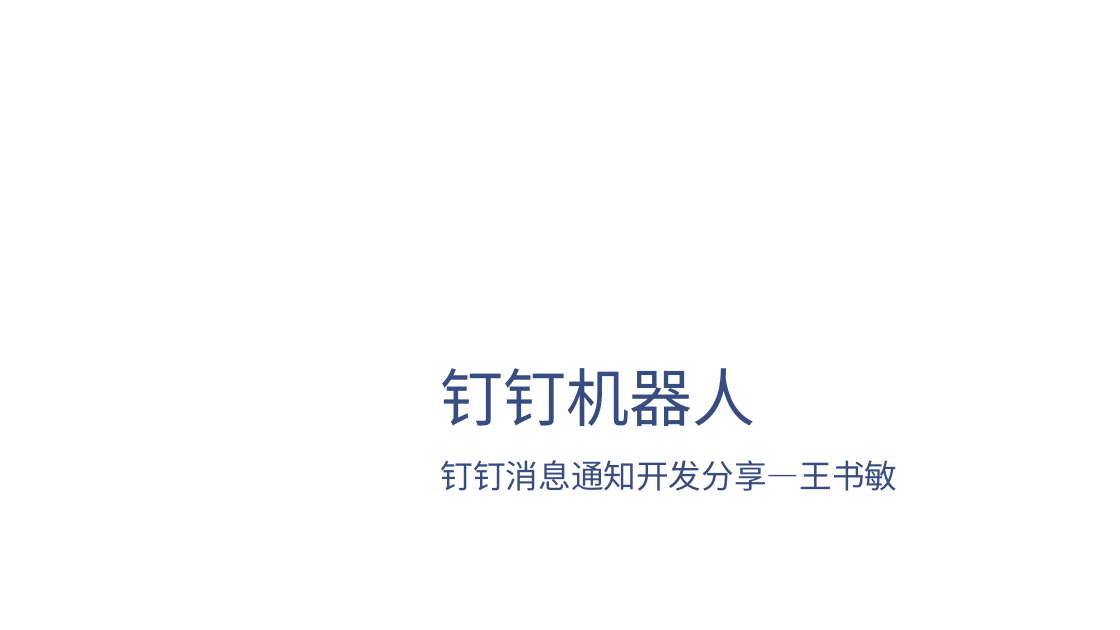
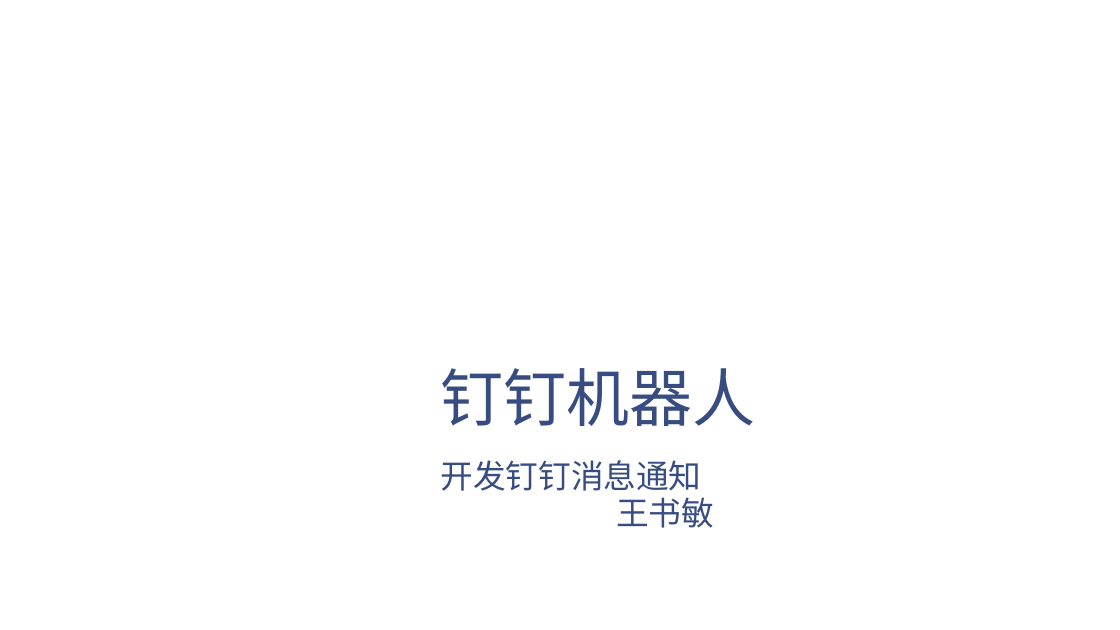
Before and after one commit to e271828182/dd_talk, a slide deck: slide 1 of 钉钉机器人.pptx. Drawn at 1120x630 pixels with LibreOffice and Linux fonts; fonts in the diff are those of the drawing; background and template pictures are left out. Boxes give left, top, right and bottom in pixels: in the first picture for what was removed or moved away, otherwise in the second. Text is boxed around its words. In the diff, an @@ line names an element or a change of style, - is before the commit and + after.

```diff
--- a/钉钉机器人.pptx
+++ b/钉钉机器人.pptx
@@ subtitle at (441, 460, 714, 528): text changed @@
-钉钉消息通知开发分享—王书敏
+开发钉钉消息通知
+王书敏
```
Also in this commit, not shown: 4 other slides changed, 5 other files.
